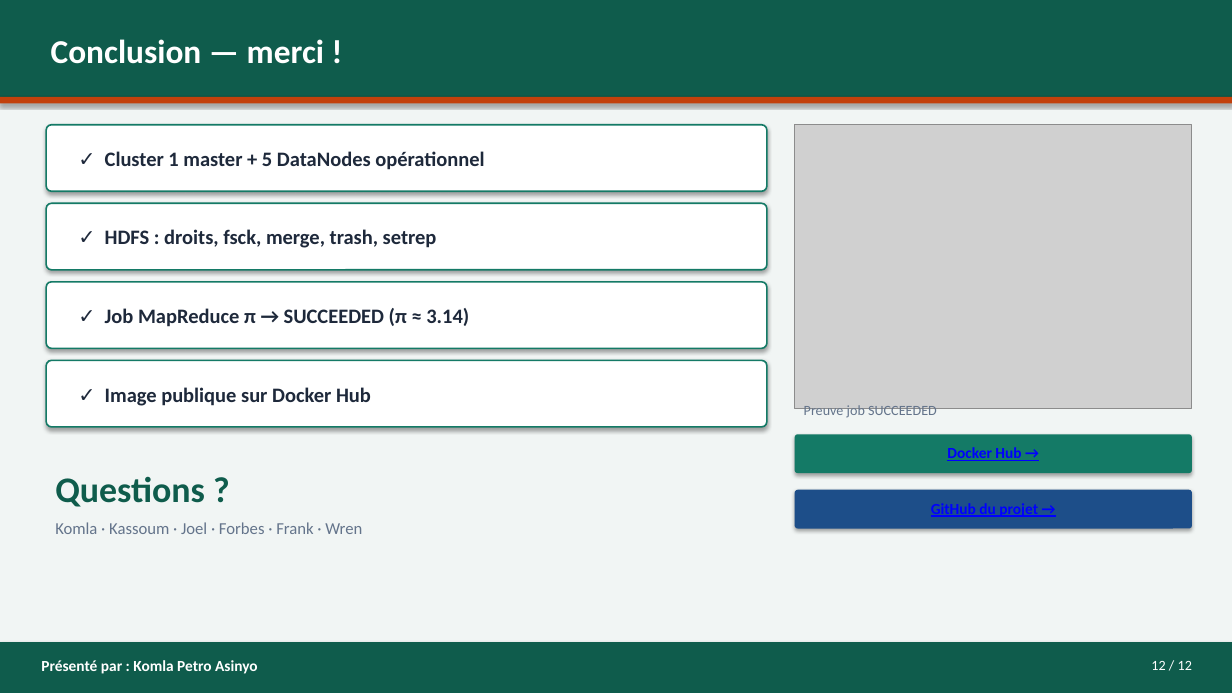
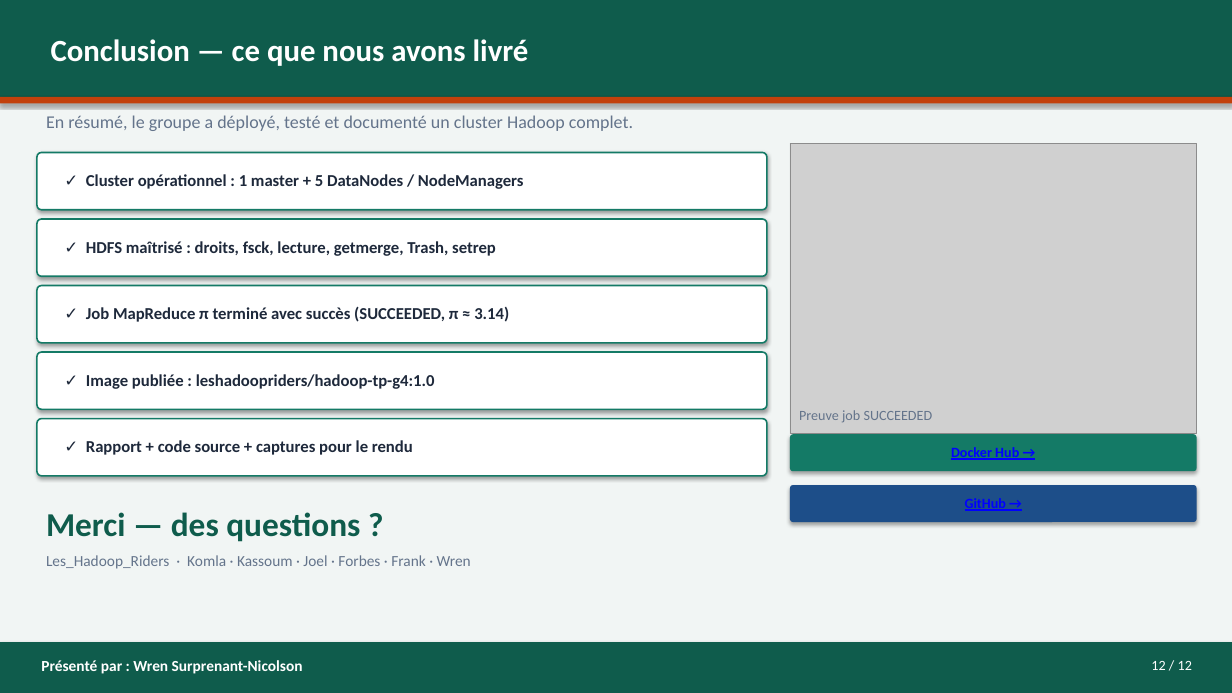
Before and after one commit to asinyopetro/Les_Hadoop_Riders_G4, a slide deck: slide 12 of presentation/PRESENTATION-G4-Les_Hadoop_Riders.pptx. Drawn at 1232x693 pixels with LibreOffice and Linux fonts; fonts in the diff are those of the drawing; grey boxes stand for pictures. Boxes give left, top, right and bottom in pixels: in the first picture for what was removed or moved away, otherwise in the second. Text is boxed around its words. In the diff, an @@ line names an element or a change of style, - is before the commit and + after.

Commit message:
Presentation enrichie: plus de texte, conclusion par Wren.

```diff
--- a/presentation/PRESENTATION-G4-Les_Hadoop_Riders.pptx
+++ b/presentation/PRESENTATION-G4-Les_Hadoop_Riders.pptx
@@ text at (51, 39, 529, 66): text changed; size 26 to 24 pt @@
-Conclusion — merci !
+Conclusion — ce que nous avons livré
@@ text added at (46, 115, 633, 131), 14 pt, text #64748B @@
+En résumé, le groupe a déployé, testé et documenté un cluster Hadoop complet.
@@ picture: place and size @@
-picture at (795, 125, 1192, 409)
+picture at (790, 143, 1197, 433)
@@ rounded rectangle: place and size @@
-rounded rectangle at (46, 125, 767, 191)
+rounded rectangle at (37, 152, 767, 210)
@@ text at (86, 174, 524, 189): text changed; size 16 to 13 pt @@
-✓ Cluster 1 master + 5 DataNodes opérationnel
+✓ Cluster opérationnel : 1 master + 5 DataNodes / NodeManagers
@@ rounded rectangle: place and size @@
-rounded rectangle at (46, 203, 767, 270)
+rounded rectangle at (37, 219, 767, 276)
@@ text at (86, 241, 496, 256): text changed; size 16 to 13 pt @@
-✓ HDFS : droits, fsck, merge, trash, setrep
+✓ HDFS maîtrisé : droits, fsck, lecture, getmerge, Trash, setrep
@@ rounded rectangle: place and size @@
-rounded rectangle at (46, 282, 767, 348)
+rounded rectangle at (37, 286, 767, 343)
@@ text at (86, 307, 509, 322): text changed; size 16 to 13 pt @@
-✓ Job MapReduce π → SUCCEEDED (π ≈ 3.14)
+✓ Job MapReduce π terminé avec succès (SUCCEEDED, π ≈ 3.14)
@@ rounded rectangle: place and size @@
-rounded rectangle at (46, 360, 767, 427)
+rounded rectangle at (37, 352, 767, 409)
@@ text added at (86, 374, 435, 389), 13 pt, text #1E293B, bold @@
+✓ Image publiée : leshadoopriders/hadoop-tp-g4:1.0
@@ text removed at (105, 387, 371, 406) @@
-✓ Image publique sur Docker Hub
@@ rounded rectangle added at (37, 419, 767, 476), fill #FFFFFF, outline #147A66 1.25 pt @@
@@ text "Preuve job SUCCEEDED" at (799, 410, 933, 423): less space between paragraphs @@
@@ text added at (86, 440, 413, 455), 13 pt, text #1E293B, bold @@
+✓ Rapport + code source + captures pour le rendu
@@ text "Docker Hub →" at (951, 447, 1019, 460): size 12 to 11 pt @@
@@ rounded rectangle: place and size @@
-rounded rectangle at (795, 434, 1192, 473)
+rounded rectangle at (790, 434, 1197, 471)
@@ rounded rectangle: place and size @@
-rounded rectangle at (795, 490, 1192, 529)
+rounded rectangle at (790, 485, 1197, 522)
@@ text at (965, 498, 1006, 511): text changed; size 12 to 11 pt @@
-GitHub du projet →
+GitHub →
@@ text at (46, 512, 471, 569): text changed; size 13 to 12 pt @@
-Questions ?
-Komla · Kassoum · Joel · Forbes · Frank · Wren
+Merci — des questions ?
+Les_Hadoop_Riders · Komla · Kassoum · Joel · Forbes · Frank · Wren
@@ text at (41, 660, 303, 674): text changed @@
-Présenté par : Komla Petro Asinyo
+Présenté par : Wren Surprenant-Nicolson
```
Also in this commit, not shown: 11 other slides changed, 3 other files.
